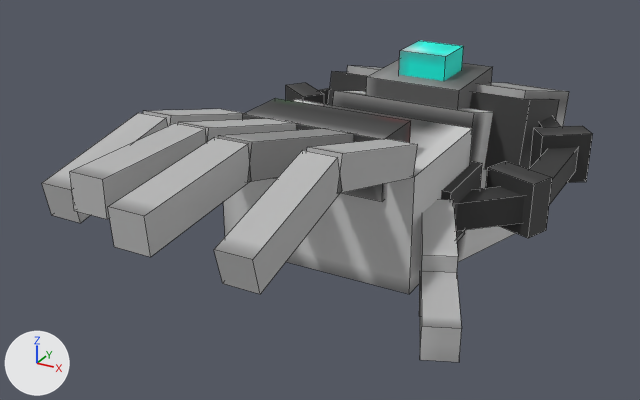
One commit to the OBJ model src/main/resources/assets/powersuits/models/item/powerFist/powerFist.obj: the scene before it, then after it.
The view is the same before and after, from a 50 mm camera at (0.834, -2.052, 0.686) aimed at (-0.079, -0.393, -0.144). Arrows for +X, +Y and +Z are at lower left; the lights stay in place. Mesh edges are drawn as thin lines. Where no turn or scale is listed for an object, it has been applied to the vertices.

Names of what the first picture shows: 'crystalholder', 'fingerguard', 'index1', 'index2', 'mainarm', 'middlefinger1', 'middlefinger2', 'palm', 'pinky1', 'pinky2', 'ringfinger1', 'ringfinger2', 'supportbaseleft', 'thumb1', 'thumb2'.
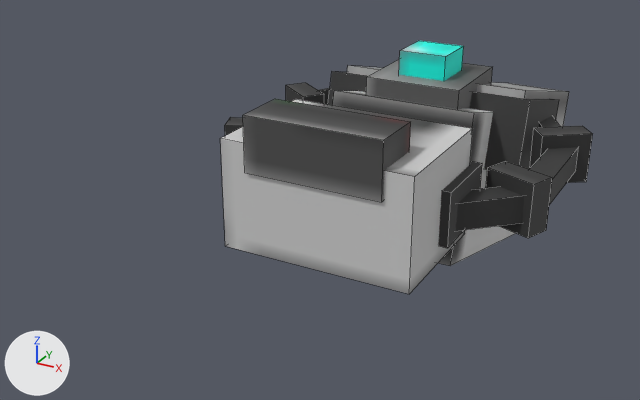
Location of each change, [x1, y1, x2, y2] in pixels of the pictures (640 x 400 px):
'index2', deleted: before [214, 150, 342, 294]
'middlefinger2', deleted: before [108, 137, 251, 257]
'ringfinger2', deleted: before [70, 123, 206, 219]
'index1', deleted: before [307, 139, 418, 194]
'thumb2', deleted: before [420, 271, 462, 362]
'middlefinger1', deleted: before [218, 128, 354, 182]
'pinky2', deleted: before [42, 113, 168, 223]
'thumb1', deleted: before [419, 199, 458, 316]
'ringfinger1', deleted: before [178, 118, 297, 142]
'pinky1', deleted: before [143, 109, 244, 126]
'fingerguard', unchanged, uncovered by the edit: before [243, 98, 411, 201]; after [243, 99, 411, 202]

The change, as a list of edits to the scene's bpy script:
```text
Remove ob_index1:
    ob_index1 = bpy.data.objects.new('index1', me_index1)
    ob_index1.location = (0.0, 0.0, 0.0)
Remove ob_index2:
    ob_index2 = bpy.data.objects.new('index2', me_index2)
    ob_index2.location = (0.0, 0.0, 0.0)
Remove ob_middlefinger1:
    ob_middlefinger1 = bpy.data.objects.new('middlefinger1', me_middlefinger1)
    ob_middlefinger1.location = (0.0, 0.0, 0.0)
Remove ob_middlefinger2:
    ob_middlefinger2 = bpy.data.objects.new('middlefinger2', me_middlefinger2)
    ob_middlefinger2.location = (0.0, 0.0, 0.0)
Remove ob_pinky1:
    ob_pinky1 = bpy.data.objects.new('pinky1', me_pinky1)
    ob_pinky1.location = (0.0, 0.0, 0.0)
Remove ob_pinky2:
    ob_pinky2 = bpy.data.objects.new('pinky2', me_pinky2)
    ob_pinky2.location = (0.0, 0.0, 0.0)
Remove ob_ringfinger1:
    ob_ringfinger1 = bpy.data.objects.new('ringfinger1', me_ringfinger1)
    ob_ringfinger1.location = (0.0, 0.0, 0.0)
Remove ob_ringfinger2:
    ob_ringfinger2 = bpy.data.objects.new('ringfinger2', me_ringfinger2)
    ob_ringfinger2.location = (0.0, 0.0, 0.0)
Remove ob_thumb1:
    ob_thumb1 = bpy.data.objects.new('thumb1', me_thumb1)
    ob_thumb1.location = (0.0, 0.0, 0.0)
Remove ob_thumb2:
    ob_thumb2 = bpy.data.objects.new('thumb2', me_thumb2)
    ob_thumb2.location = (0.0, 0.0, 0.0)
```
